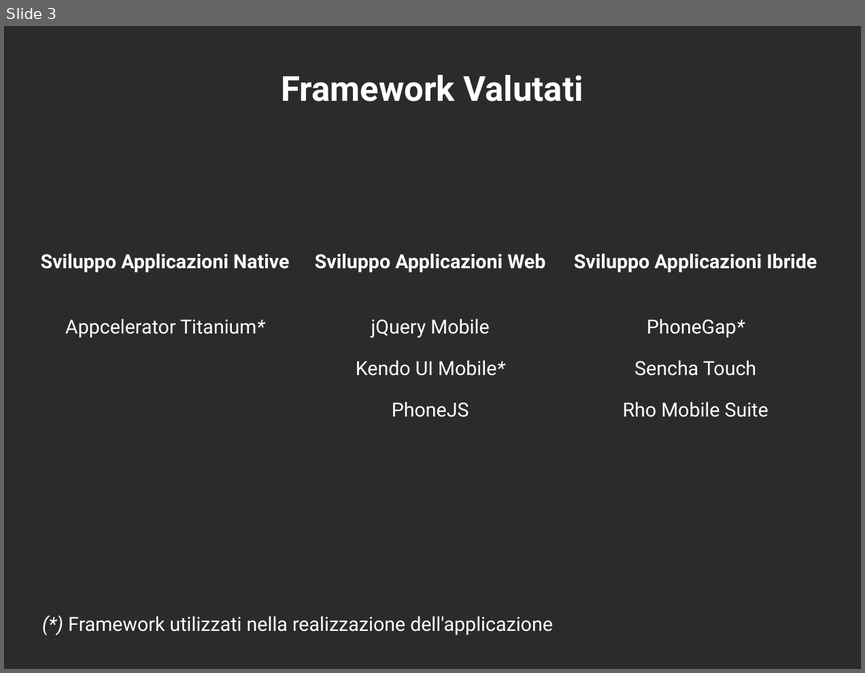
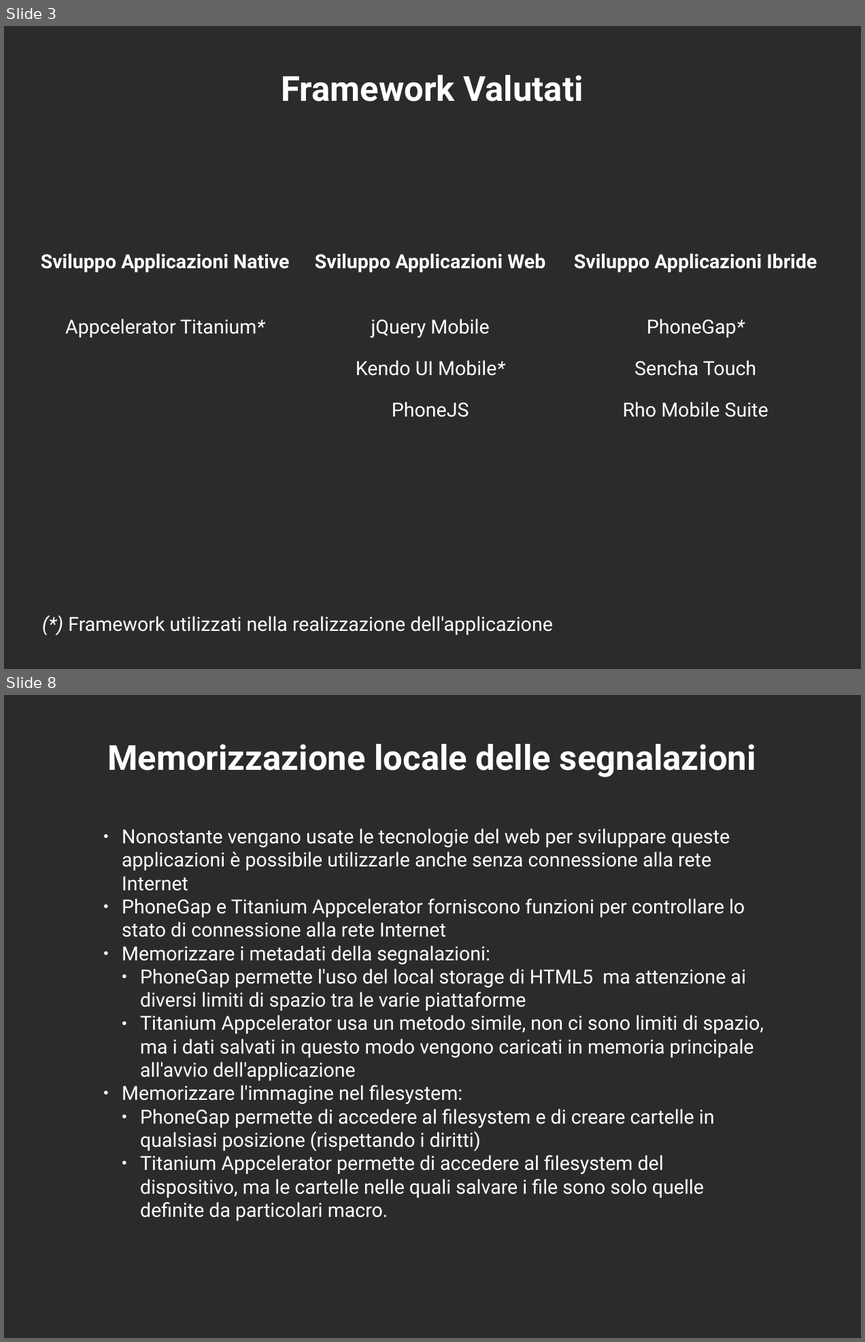
Before and after one commit to mircobe87/tesi-crossplatform, a slide deck: presentazione/presentazione.odp. Shown one above the other, each under a label of ours: slide 3 before the commit, slides 3 and 8 after it; the slides between them are not shown. The pictures are 865x673 and 865x1342 pixels, drawn with LibreOffice and Linux fonts; fonts in the diff are those of the drawing; background and template pictures are left out; a plain dark background stands for a picture behind light text. Boxes give left, top, right and bottom in pixels: in the first picture for what was removed or moved away, otherwise in the second. Text is boxed around its words. In the diff, an @@ line names an element or a change of style, - is before the commit and + after.

Commit message:
aggiunta diapositiva memorizzazione locale segnalazioni

```diff
--- a/presentazione/presentazione.odp
+++ b/presentazione/presentazione.odp
@@ slide 8 added at (4, 695, 861, 1338), background picture (left out) @@
@@ title added at (107, 744, 756, 777), 32 pt, text #FFFFFF, bold @@
+Memorizzazione locale delle segnalazioni
@@ text added at (122, 828, 764, 1221), 18 pt, text #FFFFFF @@
+● Nonostante vengano usate le tecnologie del web per sviluppare queste applicazioni è possibile utilizzarle anche senza connessione alla rete Internet
+● PhoneGap e Titanium Appcelerator forniscono funzioni per controllare lo stato di connessione alla rete Internet
+● Memorizzare i metadati della segnalazioni:
+  ● PhoneGap permette l'uso del local storage di HTML5 ma attenzione ai diversi limiti di spazio tra le varie piattaforme
+  ● Titanium Appcelerator usa un metodo simile, non ci sono limiti di spazio, ma i dati salvati in questo modo vengono caricati in memoria principale all'avvio dell'applicazione
+● Memorizzare l'immagine nel filesystem:
+  ● PhoneGap permette di accedere al filesystem e di creare cartelle in qualsiasi posizione (rispettando i diritti)
+  ● Titanium Appcelerator permette di accedere al filesystem del dispositivo, ma le cartelle nelle quali salvare i file sono solo quelle definite da particolari macro.
```
Also in this commit, not shown: 3 slides changed, 1 other slide added, 1 slide removed.
